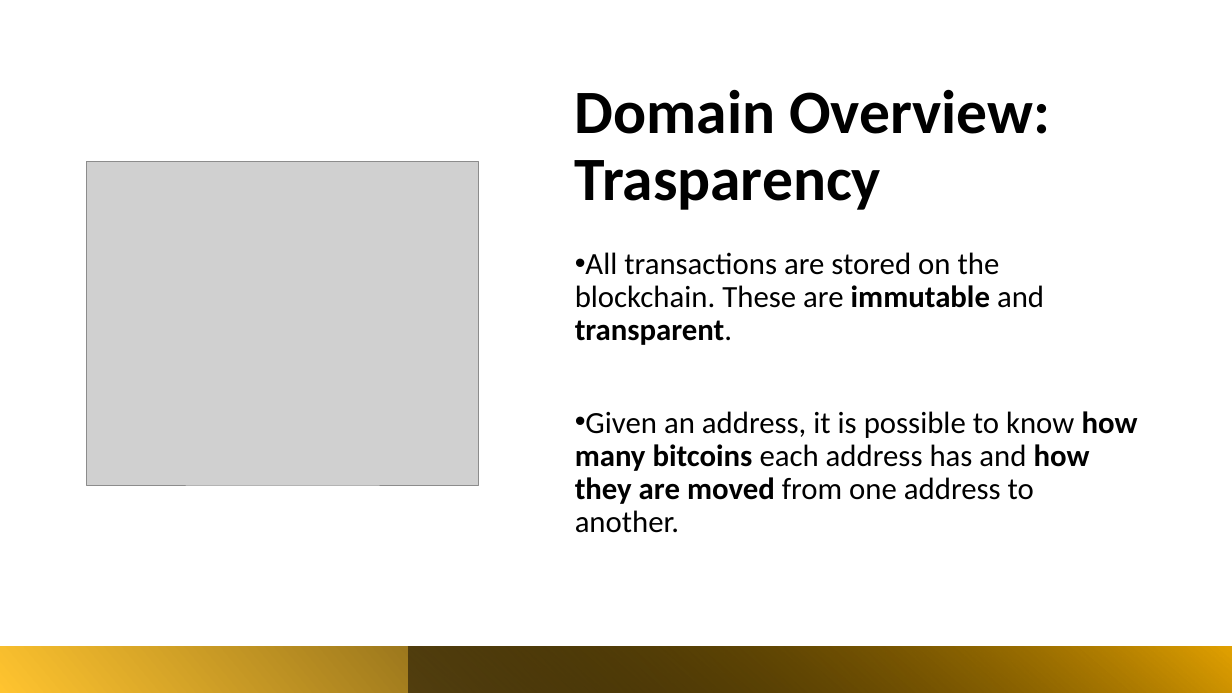
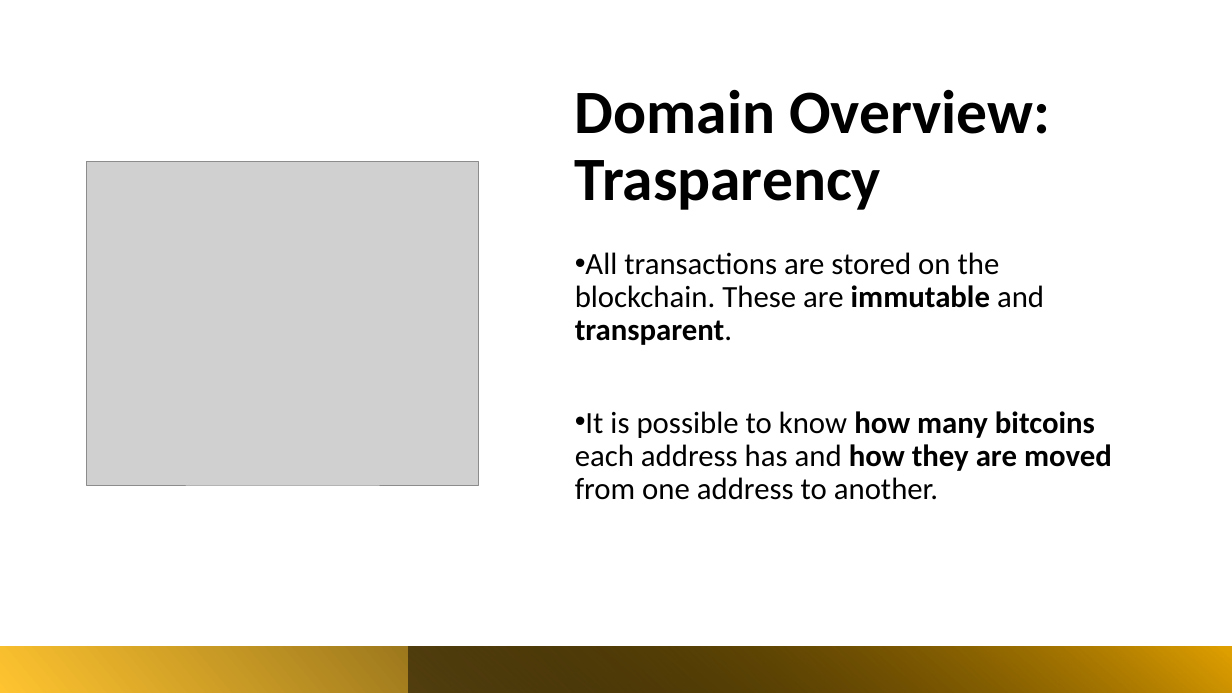
Before and after one commit to VincenzoImp/Bitcoin-Address-Clustering, a slide deck: slide 5 of Bitcoin Address Clustering.pptx. Drawn at 1232x693 pixels with LibreOffice and Linux fonts; fonts in the diff are those of the drawing; grey boxes stand for pictures. Boxes give left, top, right and bottom in pixels: in the first picture for what was removed or moved away, otherwise in the second. Text is boxed around its words. In the diff, an @@ line names an element or a change of style, - is before the commit and + after.

```diff
--- a/Bitcoin Address Clustering.pptx
+++ b/Bitcoin Address Clustering.pptx
@@ text at [575, 411, 1112, 500]: text changed @@
-• Given an address, it is possible to know how many bitcoins each address has and how they are moved from one address to another.
+• It is possible to know how many bitcoins each address has and how they are moved from one address to another.
```
Also in this commit, not shown: 9 other slides changed, 2 slides added, 4 other files.
